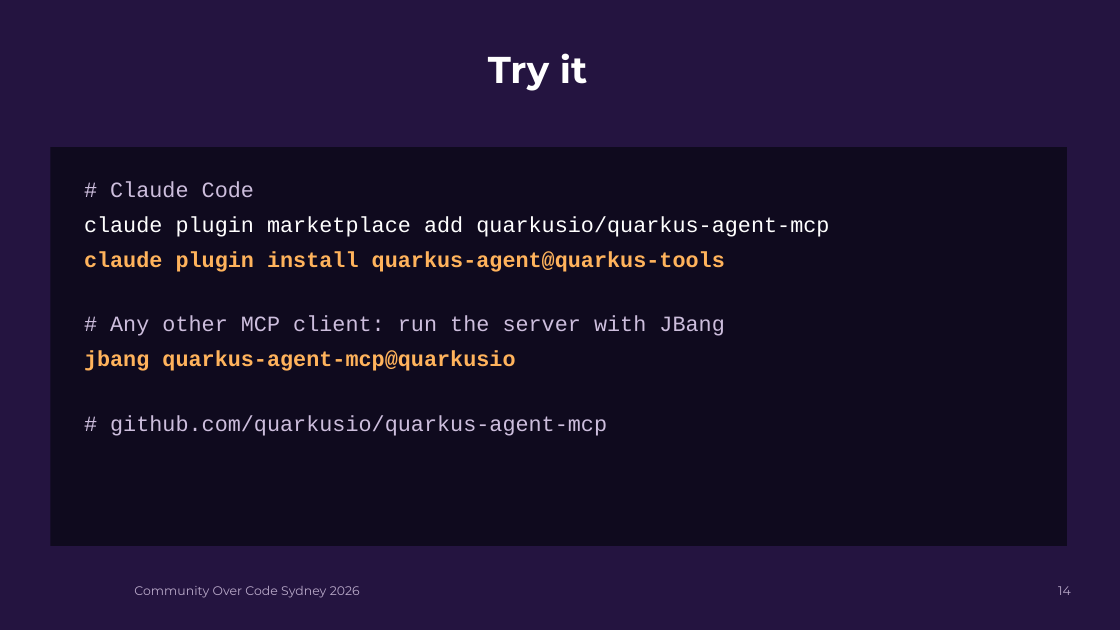
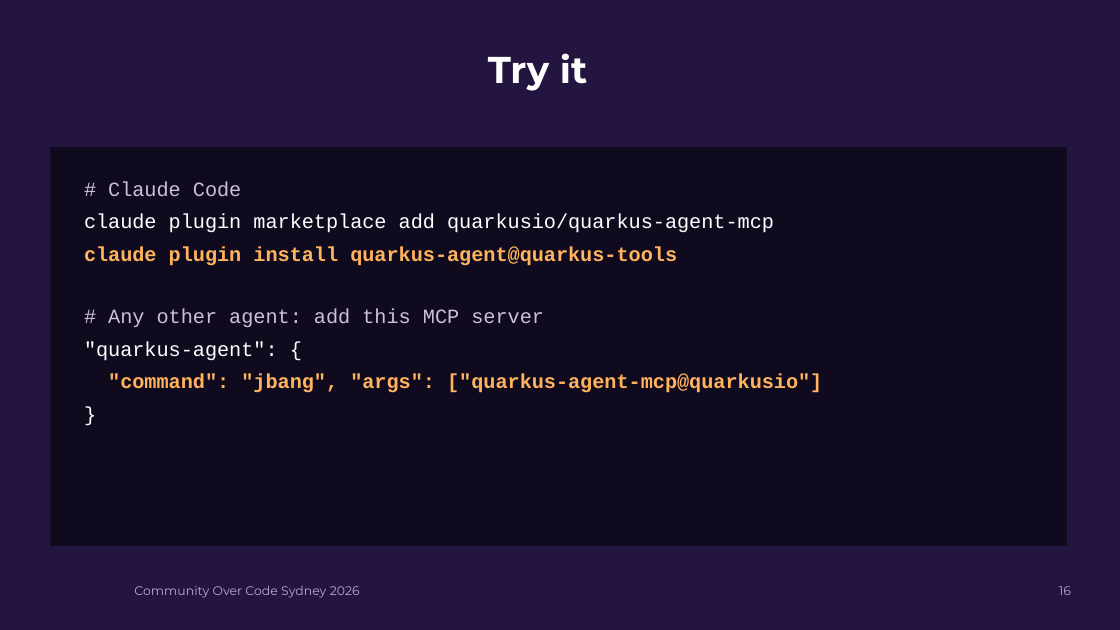
Before and after one commit to quarkusio/quarkus-agent-mcp, a slide deck: slide 16 of presentation/churconf/teaching-ai-agents-to-speak-quarkus.pptx (slide 14 before the commit). Drawn at 1120x630 pixels with LibreOffice and Linux fonts; fonts in the diff are those of the drawing; background and template pictures are left out. Boxes give left, top, right and bottom in pixels: in the first picture for what was removed or moved away, otherwise in the second. Text is boxed around its words. In the diff, an @@ line names an element or a change of style, - is before the commit and + after.

Commit message:
Borrow the Dev Ex to AI Ex story and extension details from the Coding Agents deck, add the native install

```diff
--- a/presentation/churconf/teaching-ai-agents-to-speak-quarkus.pptx
+++ b/presentation/churconf/teaching-ai-agents-to-speak-quarkus.pptx
@@ text at box(84, 181, 774, 266): size 14 to 13 pt in "# Claude Code", "claude plugin marketplace add quarkusio/quarkus-agent-mcp", "claude plugin install quarkus-agent@quarkus-tools" @@
@@ text at box(84, 309, 822, 393): text changed; size 14 to 13 pt; text colour #CDBEDD to #FFB35C; bold on @@
-# Any other MCP client: run the server with JBang
-jbang quarkus-agent-mcp@quarkusio
-# github.com/quarkusio/quarkus-agent-mcp
+# Any other agent: add this MCP server
+"quarkus-agent": {
+"command": "jbang", "args": ["quarkus-agent-mcp@quarkusio"]
+}
@@ page number at box(1059, 586, 1071, 595): text changed @@
-14
+16
```
Also in this commit, not shown: 3 other slides changed, 4 slides added, 1 slide removed, 2 other files.
